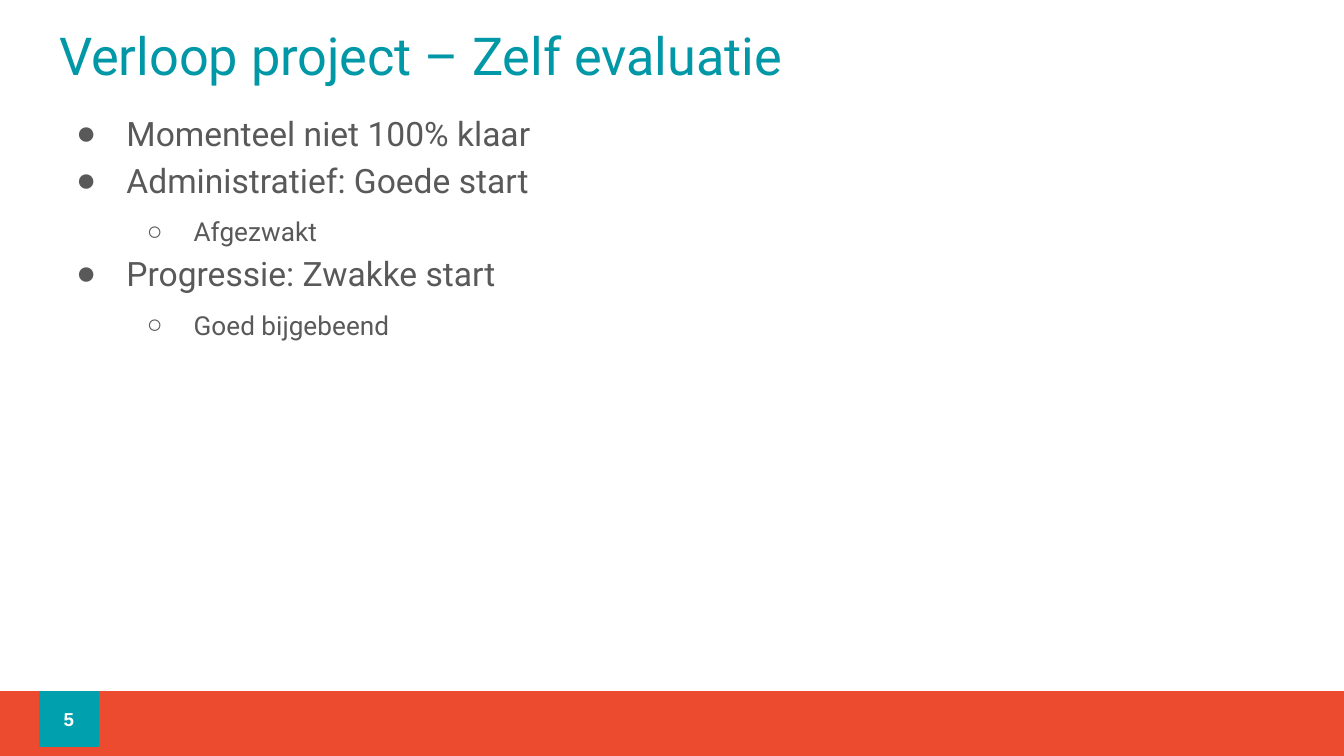
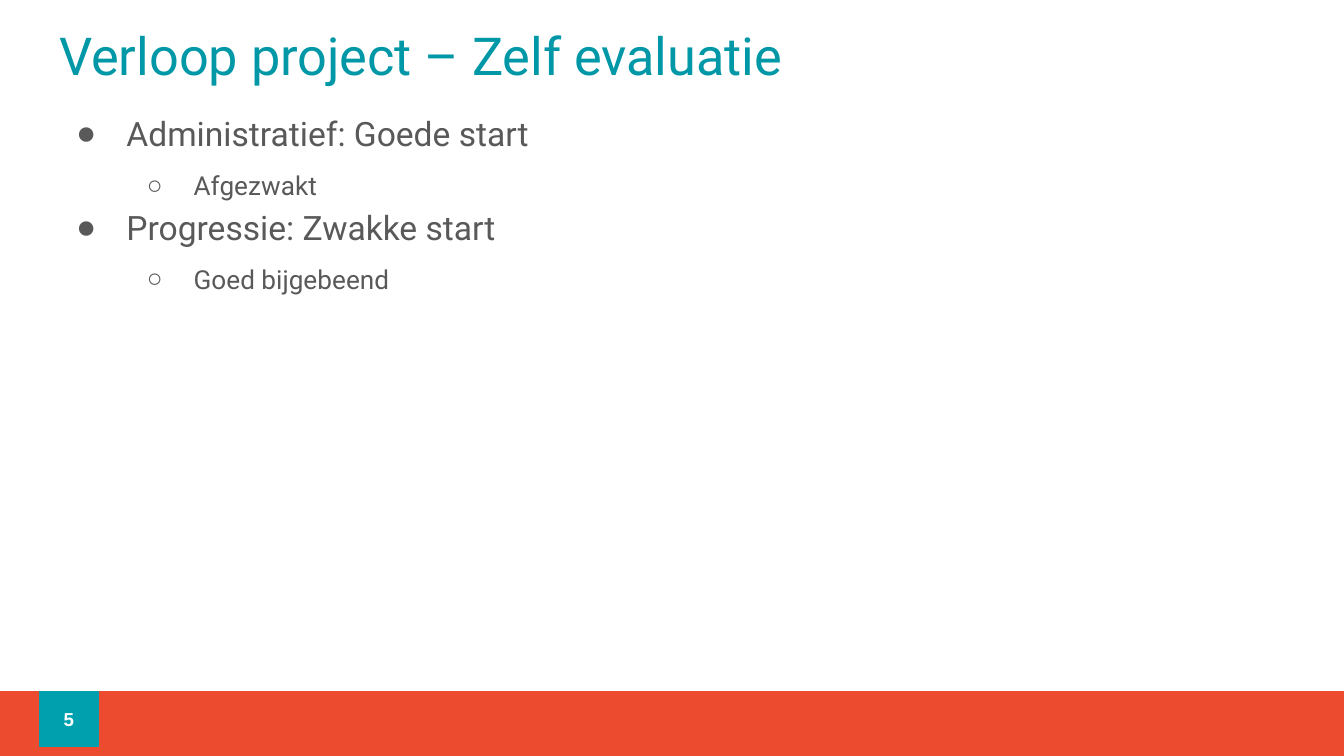
Before and after one commit to KevinMaesTM/JTO, a slide deck: slide 5 of Documentatie/EindRetrospective.pptx. Drawn at 1344x756 pixels with LibreOffice and Linux fonts; fonts in the diff are those of the drawing; background and template pictures are left out. Boxes give left, top, right and bottom in pixels: in the first picture for what was removed or moved away, otherwise in the second. Text is boxed around its words. In the diff, an @@ line names an element or a change of style, - is before the commit and + after.

```diff
--- a/Documentatie/EindRetrospective.pptx
+++ b/Documentatie/EindRetrospective.pptx
@@ text at [126, 121, 530, 147]: paragraph removed @@
-● Momenteel niet 100% klaar
```
Also in this commit, not shown: 1 other slide changed, 5 slides added, 1 other file.
